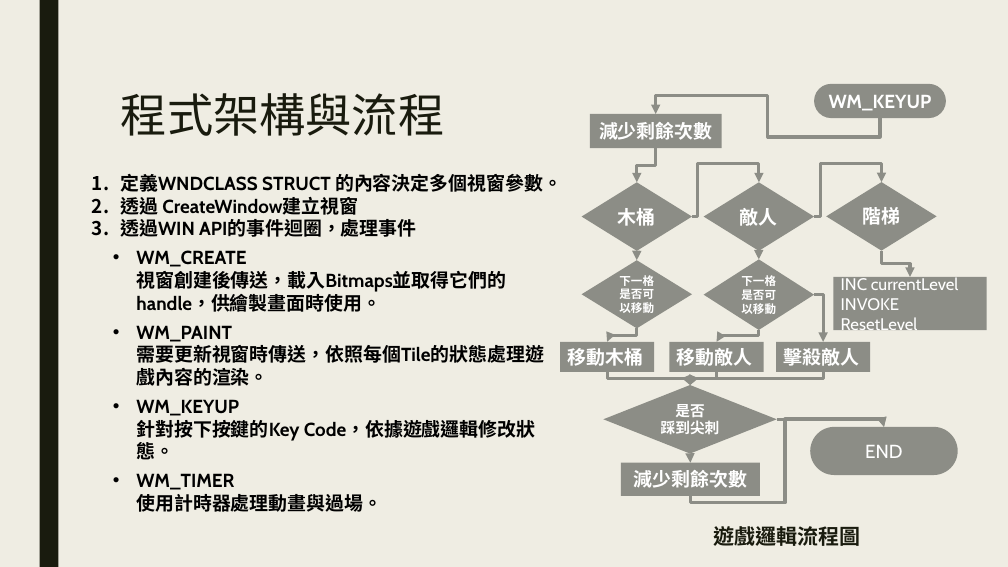
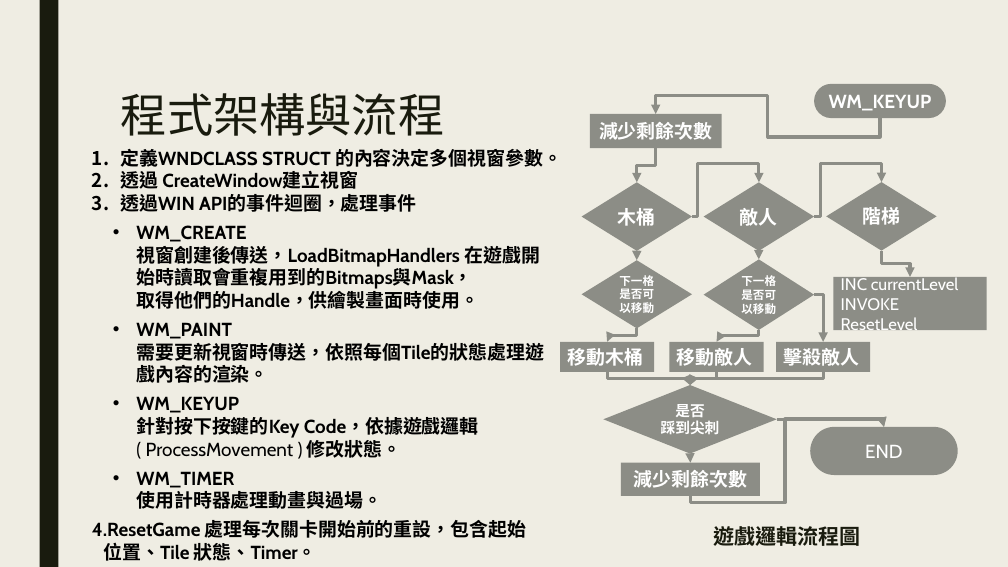
Before and after one commit to lin157644/ncu-asm-final-project, a slide deck: slide 3 of group19.pptx. Drawn at 1008x567 pixels with LibreOffice and Linux fonts; fonts in the diff are those of the drawing. Boxes give left, top, right and bottom in pixels: in the first picture for what was removed or moved away, otherwise in the second. Text is boxed around its words. In the diff, an @@ line names an element or a change of style, - is before the commit and + after.

```diff
--- a/group19.pptx
+++ b/group19.pptx
@@ text "定義WNDCLASS STRUCT 的內容決定多個視窗參數。": place and size @@
-text "定義WNDCLASS STRUCT 的內容決定多個視窗參數。" at [120, 174, 562, 512]
+text "定義WNDCLASS STRUCT 的內容決定多個視窗參數。" at [92, 149, 562, 561]
@@ text at [136, 225, 540, 309]: text changed @@
-  • WM_CREATE
-    視窗創建後傳送，載入Bitmaps並取得它們的handle，供繪製畫面時使用。
+  • WM_CREATE
+    視窗創建後傳送，LoadBitmapHandlers 在遊戲開始時讀取會重複用到的Bitmaps與Mask，
+    取得他們的Handle，供繪製畫面時使用。
@@ text at [136, 396, 479, 458]: text changed @@
-  • WM_KEYUP
-    針對按下按鍵的Key Code，依據遊戲邏輯修改狀態。
+  • WM_KEYUP
+    針對按下按鍵的Key Code，依據遊戲邏輯 ( ProcessMovement ) 修改狀態。
@@ text at [92, 520, 526, 561]: paragraph added @@
+4. ResetGame 處理每次關卡開始前的重設，包含起始 位置、Tile 狀態、Timer。
```
Also in this commit, not shown: 2 other slides changed, 2 slides added, 1 slide removed, 3 other files.
